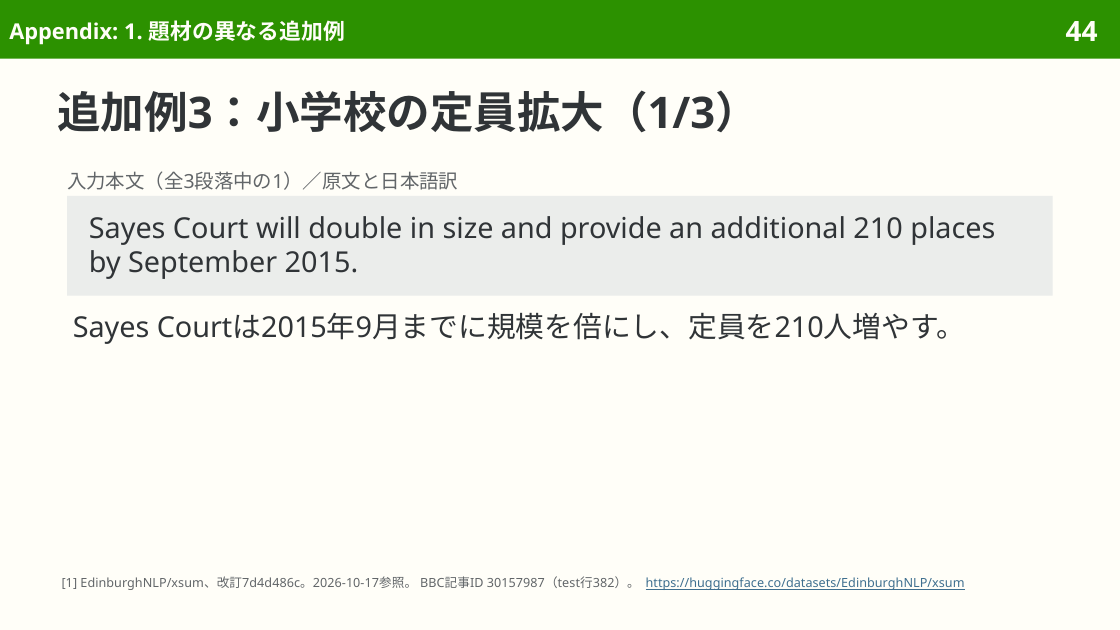
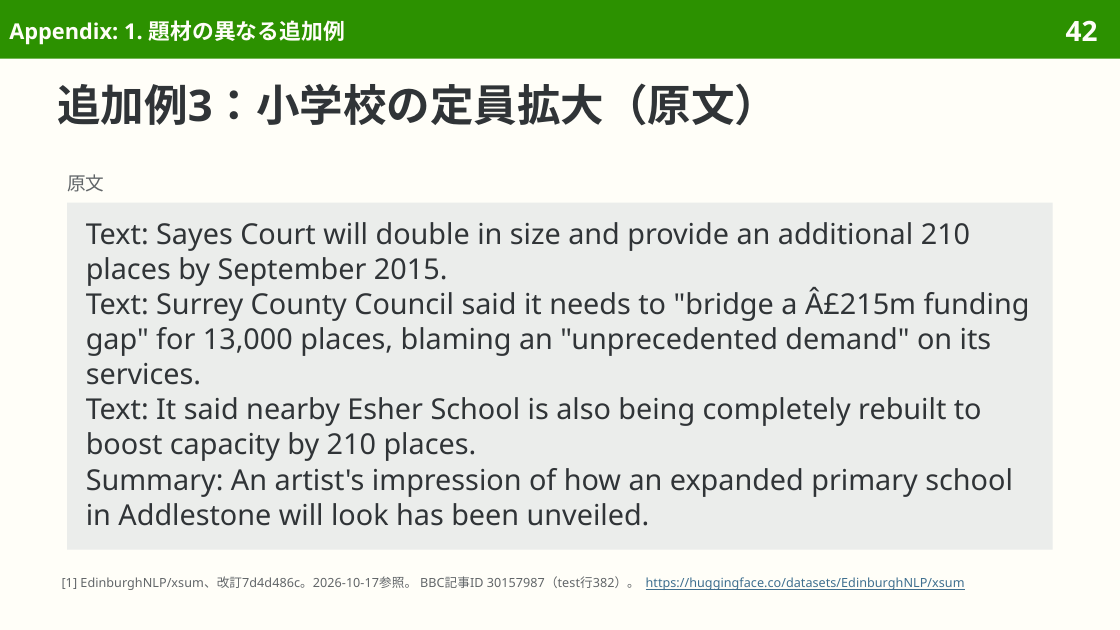
Before and after one commit to sasakiy84/datasets-in-10-minutes, a slide deck: slide 42 of slides/datasets-in-10-minutes-xsum.pptx (slide 44 before the commit). Drawn at 1120x630 pixels with LibreOffice and Linux fonts; fonts in the diff are those of the drawing. Boxes give left, top, right and bottom in pixels: in the first picture for what was removed or moved away, otherwise in the second. Text is boxed around its words. In the diff, an @@ line names an element or a change of style, - is before the commit and + after.

```diff
--- a/slides/datasets-in-10-minutes-xsum.pptx
+++ b/slides/datasets-in-10-minutes-xsum.pptx
@@ page number at box(1066, 20, 1098, 41): text changed @@
-44
+42
@@ title at box(57, 83, 778, 125): text changed @@
-追加例3：小学校の定員拡大（1/3）
+追加例3：小学校の定員拡大（原文）
@@ text removed at box(67, 171, 458, 190) @@
-入力本文（全3段落中の1）／原文と日本語訳
@@ text added at box(67, 174, 104, 192), 12 pt, text #626669 @@
+原文
@@ rectangle removed at box(67, 196, 1053, 296) @@
-Sayes Court will double in size and provide an additional 210 places by September 2015.
@@ rectangle added at box(67, 203, 1053, 550), fill #EBEDEB, 18.5 pt, text #303437 @@
+Text: Sayes Court will double in size and provide an additional 210 places by September 2015.
+Text: Surrey County Council said it needs to "bridge a Â£215m funding gap" for 13,000 places, blaming an "unprecedented demand" on its services.
+Text: It said nearby Esher School is also being completely rebuilt to boost capacity by 210 places.
+Summary: An artist's impression of how an expanded primary school in Addlestone will look has been unveiled.
@@ text removed at box(73, 313, 965, 344) @@
-Sayes Courtは2015年9月までに規模を倍にし、定員を210人増やす。
```
Also in this commit, not shown: 25 other slides changed, 9 slides removed, 9 other files.
